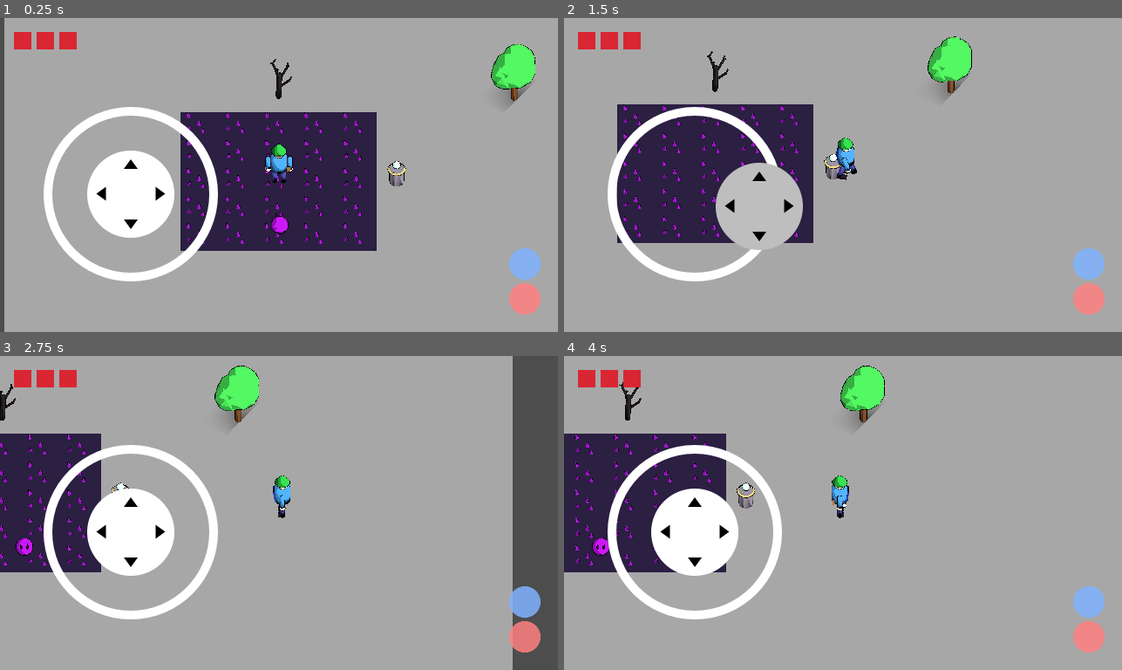
Above: before the commit, frames 1-4 (two rows, left to right).
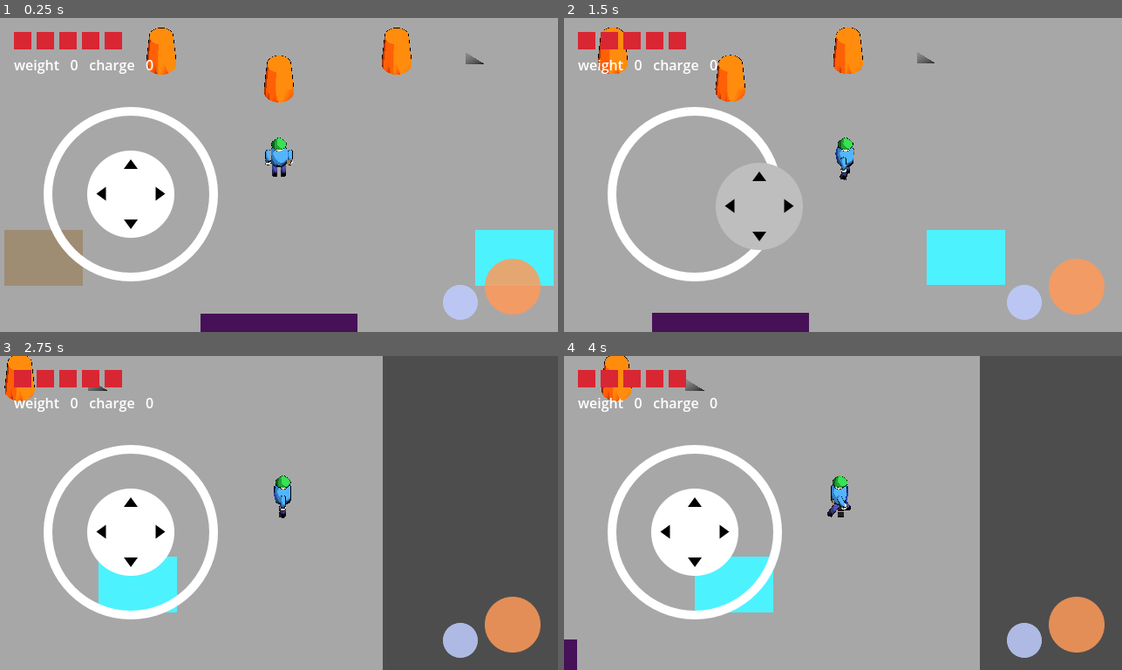
Above: after the commit, the same moments.

Repository: yogimathius/concept-01-restorative-zelda-3d
Game: Godot game, scene res://scenes/test/feel_lab.tscn
Same seed, same stepped clock (60 frames per second), same inputs: the game is played once before the commit and once after it. Before the commit the project starts from res://scenes/main.tscn.
Inputs (mouse positions are in pixels of both pictures, inside the frame that each line leads up to):
- Up to frame 1 (0.25 s): no input
- Up to frame 2 (1.5 s): move the mouse to (965, 159) at 0.52 s; hold D (move_right) 0.53-1.25 s; tap Space (attack, bound only before the commit) at 0.6 s; click (965, 159) at 0.67 s; tap E (interact, bound only before the commit) at 0.8 s; drag from (731, 190) to (815, 237) at 1.27 s
- Up to frame 3 (2.75 s): move the mouse to (334, 443) at 2.02 s; hold D (move_right) from 2.03 s (still down); hold K (restore, bound only after the commit) from 2.03 s (still down); tap Shift (dash, bound only after the commit) at 2.1 s
- Up to frame 4 (4 s): release D (move_right) at 2.75 s; release K (restore, bound only after the commit) at 2.75 s; drag from (815, 575) to (675, 465) at 2.77 s; move the mouse to (1010, 560) at 3.52 s; hold A (move_left) from 3.53 s (still down); tap Space (attack, bound only before the commit) at 3.6 s; tap E (interact, bound only before the commit) at 3.8 s

The runs differ from the first frame. In frame 1, 27% of the frame differs, in the area x 0-100%, y 0-100%; in frame 2, 21%; in frame 3, 35%; in frame 4, 39%.

Commit message:
feat: add step-1 feel lab with state pads, state ring, HUD, touch buttons
Co-Authored-By: Claude Opus 5.5 <noreply@anthropic.com>

Diff:
--- a/project.godot
+++ b/project.godot
@@ -7,7 +7,7 @@
 [application]
 
 config/name="restorative-zelda-3d"
-run/main_scene="res://scenes/main.tscn"
+run/main_scene="res://scenes/test/feel_lab.tscn"
 config/features=PackedStringArray("4.7", "GL Compatibility")
 config/icon="res://icon.svg"
 
@@ -44,14 +44,26 @@
 , Object(InputEventKey,"resource_local_to_scene":false,"resource_name":"","device":-1,"window_id":0,"alt_pressed":false …(186 unchanged characters)…
 ]
 }
-attack={
+dash={
+"deadzone": 0.2,
+"events": [Object(InputEventKey,"resource_local_to_scene":false,"resource_name":"","device":-1,"window_id":0,"alt_pressed":false,"shift_pressed":false,"ctrl_pressed":false,"meta_pressed":false,"pressed":false,"keycode":0,"physical_keycode":4194325,"key_label":0,"unicode":0,"location":0,"echo":false,"script":null)
+]
+}
+force={
 "deadzone": 0.2,
 "events": [Object(InputEventKey,"resource_local_to_scene":false,"resource_name":"","device":-1,"window_id":0,"alt_press …(190 unchanged characters)…
+, Object(InputEventKey,"resource_local_to_scene":false,"resource_name":"","device":-1,"window_id":0,"alt_pressed":false,"shift_pressed":false,"ctrl_pressed":false,"meta_pressed":false,"pressed":false,"keycode":0,"physical_keycode":74,"key_label":0,"unicode":0,"location":0,"echo":false,"script":null)
 ]
 }
-interact={
+restore={
 "deadzone": 0.2,
-"events": [Object(InputEventKey,"resource_local_to_scene":fa …(140 unchanged characters)… d":false,"keycode":0,"physical_keycode":69,"key_label":0,"unicode":0,"location":0,"echo":false,"script":null)
+"events": [Object(InputEventKey,"resource_local_to_scene":fa …(140 unchanged characters)… d":false,"keycode":0,"physical_keycode":75,"key_label":0,"unicode":0,"location":0,"echo":false,"script":null)
+, Object(InputEventKey,"resource_local_to_scene":false,"resource_name":"","device":-1,"window_id":0,"alt_pressed":false,"shift_pressed":false,"ctrl_pressed":false,"meta_pressed":false,"pressed":false,"keycode":0,"physical_keycode":69,"key_label":0,"unicode":0,"location":0,"echo":false,"script":null)
+]
+}
+debug_overlay={
+"deadzone": 0.2,
+"events": [Object(InputEventKey,"resource_local_to_scene":false,"resource_name":"","device":-1,"window_id":0,"alt_pressed":false,"shift_pressed":false,"ctrl_pressed":false,"meta_pressed":false,"pressed":false,"keycode":0,"physical_keycode":4194334,"key_label":0,"unicode":0,"location":0,"echo":false,"script":null)
 ]
 }
 
--- a/scenes/hero/hero.tscn
+++ b/scenes/hero/hero.tscn
@@ -2,6 +2,7 @@
 
 [ext_resource type="Script" path="res://scripts/hero/hero.gd" id="1_hero"]
 [ext_resource type="Script" path="res://scripts/core/state_gauge.gd" id="2_gauge"]
+[ext_resource type="Script" path="res://scripts/hero/state_ring.gd" id="3_ring"]
 
 [sub_resource type="CapsuleShape3D" id="CapsuleShape3D_hero"]
 radius = 0.3
@@ -20,3 +21,6 @@
 script = ExtResource("2_gauge")
 
 [node name="Verbs" type="Node" parent="."]
+
+[node name="StateRing" type="MeshInstance3D" parent="."]
+script = ExtResource("3_ring")
--- a/scenes/hud/touch_controls.tscn
+++ b/scenes/hud/touch_controls.tscn
@@ -12,16 +12,16 @@
 action_up = "move_up"
 action_down = "move_down"
 
-[node name="AttackButton" type="TouchScreenButton" parent="."]
-position = Vector2(584, 304)
-scale = Vector2(0.36, 0.36)
+[node name="ForceButton" type="TouchScreenButton" parent="."]
+position = Vector2(556, 276)
+scale = Vector2(0.64, 0.64)
 texture_normal = ExtResource("2_button_tex")
-action = "attack"
-self_modulate = Color(1, 0.5, 0.5, 0.85)
+action = "force"
+self_modulate = Color(1, 0.6, 0.35, 0.85)
 
-[node name="InteractButton" type="TouchScreenButton" parent="."]
-position = Vector2(584, 264)
-scale = Vector2(0.36, 0.36)
+[node name="DashButton" type="TouchScreenButton" parent="."]
+position = Vector2(508, 306)
+scale = Vector2(0.4, 0.4)
 texture_normal = ExtResource("2_button_tex")
-action = "interact"
-self_modulate = Color(0.5, 0.7, 1, 0.85)
+action = "dash"
+self_modulate = Color(0.75, 0.8, 1, 0.85)
--- /dev/null
+++ b/scenes/test/feel_lab.tscn
@@ -0,0 +1,152 @@
+[gd_scene format=3]
+
+[ext_resource type="Script" path="res://scripts/test_props/feel_lab.gd" id="1_lab"]
+[ext_resource type="Script" path="res://scripts/camera_rig.gd" id="2_camera"]
+[ext_resource type="Material" path="res://shaders/toon_outline_material.tres" id="3_toon"]
+[ext_resource type="PackedScene" path="res://scenes/hero/hero.tscn" id="4_hero"]
+[ext_resource type="Resource" path="res://data/classes/warden.tres" id="5_warden"]
+[ext_resource type="PackedScene" path="res://scenes/test_props/shove_dummy.tscn" id="6_dummy"]
+[ext_resource type="Script" path="res://scripts/test_props/state_pad.gd" id="7_pad"]
+[ext_resource type="Script" path="res://scripts/world/hazard_zone.gd" id="8_hazard"]
+[ext_resource type="PackedScene" path="res://scenes/ui/hud.tscn" id="9_hud"]
+[ext_resource type="PackedScene" path="res://scenes/hud/touch_controls.tscn" id="10_touch"]
+
+[sub_resource type="BoxShape3D" id="BoxShape3D_ground"]
+size = Vector3(24, 0.2, 24)
+
+[sub_resource type="BoxMesh" id="BoxMesh_ground"]
+size = Vector3(24, 0.2, 24)
+
+[sub_resource type="BoxShape3D" id="BoxShape3D_wall_ns"]
+size = Vector3(24, 1, 0.5)
+
+[sub_resource type="BoxMesh" id="BoxMesh_wall_ns"]
+size = Vector3(24, 1, 0.5)
+
+[sub_resource type="BoxShape3D" id="BoxShape3D_wall_ew"]
+size = Vector3(0.5, 1, 24)
+
+[sub_resource type="BoxMesh" id="BoxMesh_wall_ew"]
+size = Vector3(0.5, 1, 24)
+
+[sub_resource type="BoxShape3D" id="BoxShape3D_pillar"]
+size = Vector3(0.5, 1, 4)
+
+[sub_resource type="BoxMesh" id="BoxMesh_pillar"]
+size = Vector3(0.5, 1, 4)
+
+[node name="FeelLab" type="Node3D"]
+script = ExtResource("1_lab")
+
+[node name="Ground" type="StaticBody3D" parent="."]
+transform = Transform3D(1, 0, 0, 0, 1, 0, 0, 0, 1, 0, -0.1, 0)
+
+[node name="CollisionShape3D" type="CollisionShape3D" parent="Ground"]
+shape = SubResource("BoxShape3D_ground")
+
+[node name="MeshInstance3D" type="MeshInstance3D" parent="Ground"]
+mesh = SubResource("BoxMesh_ground")
+surface_material_override/0 = ExtResource("3_toon")
+
+[node name="WallNorth" type="StaticBody3D" parent="."]
+transform = Transform3D(1, 0, 0, 0, 1, 0, 0, 0, 1, 0, 0.5, -12)
+
+[node name="CollisionShape3D" type="CollisionShape3D" parent="WallNorth"]
+shape = SubResource("BoxShape3D_wall_ns")
+
+[node name="MeshInstance3D" type="MeshInstance3D" parent="WallNorth"]
+mesh = SubResource("BoxMesh_wall_ns")
+surface_material_override/0 = ExtResource("3_toon")
+
+[node name="WallSouth" type="StaticBody3D" parent="."]
+transform = Transform3D(1, 0, 0, 0, 1, 0, 0, 0, 1, 0, 0.5, 12)
+
+[node name="CollisionShape3D" type="CollisionShape3D" parent="WallSouth"]
+shape = SubResource("BoxShape3D_wall_ns")
+
+[node name="MeshInstance3D" type="MeshInstance3D" parent="WallSouth"]
+mesh = SubResource("BoxMesh_wall_ns")
+surface_material_override/0 = ExtResource("3_toon")
+
+[node name="WallWest" type="StaticBody3D" parent="."]
+transform = Transform3D(1, 0, 0, 0, 1, 0, 0, 0, 1, -12, 0.5, 0)
+
+[node name="CollisionShape3D" type="CollisionShape3D" parent="WallWest"]
+shape = SubResource("BoxShape3D_wall_ew")
+
+[node name="MeshInstance3D" type="MeshInstance3D" parent="WallWest"]
+mesh = SubResource("BoxMesh_wall_ew")
+surface_material_override/0 = ExtResource("3_toon")
+
+[node name="WallEast" type="StaticBody3D" parent="."]
+transform = Transform3D(1, 0, 0, 0, 1, 0, 0, 0, 1, 12, 0.5, 0)
+
+[node name="CollisionShape3D" type="CollisionShape3D" parent="WallEast"]
+shape = SubResource("BoxShape3D_wall_ew")
+
+[node name="MeshInstance3D" type="MeshInstance3D" parent="WallEast"]
+mesh = SubResource("BoxMesh_wall_ew")
+surface_material_override/0 = ExtResource("3_toon")
+
+[node name="Pillar" type="StaticBody3D" parent="."]
+transform = Transform3D(1, 0, 0, 0, 1, 0, 0, 0, 1, 5, 0.5, -4)
+
+[node name="CollisionShape3D" type="CollisionShape3D" parent="Pillar"]
+shape = SubResource("BoxShape3D_pillar")
+
+[node name="MeshInstance3D" type="MeshInstance3D" parent="Pillar"]
+mesh = SubResource("BoxMesh_pillar")
+surface_material_override/0 = ExtResource("3_toon")
+
+[node name="Hero" parent="." instance=ExtResource("4_hero")]
+transform = Transform3D(1, 0, 0, 0, 1, 0, 0, 0, 1, 0, 0.02, 2)
+hero_class = ExtResource("5_warden")
+
+[node name="Dummies" type="Node3D" parent="."]
+
+[node name="DummyCenter" parent="Dummies" instance=ExtResource("6_dummy")]
+transform = Transform3D(1, 0, 0, 0, 1, 0, 0, 0, 1, 0, 0.02, -1)
+
+[node name="DummyLeft" parent="Dummies" instance=ExtResource("6_dummy")]
+transform = Transform3D(1, 0, 0, 0, 1, 0, 0, 0, 1, -3, 0.02, -2)
+
+[node name="DummyRight" parent="Dummies" instance=ExtResource("6_dummy")]
+transform = Transform3D(1, 0, 0, 0, 1, 0, 0, 0, 1, 3, 0.02, -2)
+
+[node name="WeightPad" type="Area3D" parent="."]
+transform = Transform3D(1, 0, 0, 0, 1, 0, 0, 0, 1, -6, 0, 5)
+script = ExtResource("7_pad")
+state_id = &"weight"
+rate = 35.0
+color = Color(0.62, 0.55, 0.45, 1)
+
+[node name="ChargePad" type="Area3D" parent="."]
+transform = Transform3D(1, 0, 0, 0, 1, 0, 0, 0, 1, 6, 0, 5)
+script = ExtResource("7_pad")
+state_id = &"charge"
+rate = 35.0
+color = Color(0.3, 0.95, 1, 1)
+
+[node name="Hazard" type="Area3D" parent="."]
+transform = Transform3D(1, 0, 0, 0, 1, 0, 0, 0, 1, 0, 0, 8)
+script = ExtResource("8_hazard")
+size = Vector3(4, 1, 2)
+
+[node name="Camera3D" type="Camera3D" parent="."]
+transform = Transform3D(1, 0, 0, 0, 1, 0, 0, 0, 1, 0, 8, 10)
+current = true
+projection = 1
+size = 8.0
+script = ExtResource("2_camera")
+target_path = NodePath("../Hero")
+offset = Vector3(0, 8, 8)
+
+[node name="DirectionalLight3D" type="DirectionalLight3D" parent="."]
+transform = Transform3D(0.573576, -0.55667, 0.601254, 0, 0.734736, 0.678344, -0.819152, -0.389086, 0.421549, 0, 4, 0)
+light_energy = 1.2
+shadow_enabled = true
+
+[node name="HUD" parent="." instance=ExtResource("9_hud")]
+hero_path = NodePath("../Hero")
+
+[node name="TouchControls" parent="." instance=ExtResource("10_touch")]
--- /dev/null
+++ b/scenes/ui/hud.tscn
@@ -0,0 +1,19 @@
+[gd_scene format=3]
+
+[ext_resource type="Script" path="res://scripts/ui/hud.gd" id="1_hud"]
+
+[node name="HUD" type="CanvasLayer"]
+script = ExtResource("1_hud")
+
+[node name="HeartsRow" type="HBoxContainer" parent="."]
+offset_left = 16.0
+offset_top = 16.0
+offset_right = 200.0
+offset_bottom = 36.0
+theme_override_constants/separation = 6
+
+[node name="DebugLabel" type="Label" parent="."]
+offset_left = 16.0
+offset_top = 42.0
+offset_right = 400.0
+offset_bottom = 62.0
--- /dev/null
+++ b/scripts/hero/state_ring.gd
@@ -0,0 +1,42 @@
+class_name StateRing
+extends MeshInstance3D
+## Flat ring under the hero's feet: stony for Weight, cyan for Charge. Hidden
+## at rest, it brightens and grows with the dominant state and flickers near
+## overload. States are read from the body, not from HUD numbers.
+
+const WEIGHT_COLOR := Color(0.62, 0.55, 0.45)
+const CHARGE_COLOR := Color(0.3, 0.95, 1.0)
+const WARN_AT := 0.8
+
+@export var gauge_path: NodePath = ^"../StateGauge"
+
+var _gauge: StateGauge
+var _mat := StandardMaterial3D.new()
+var _time := 0.0
+
+func _ready() -> void:
+	var torus := TorusMesh.new()
+	torus.inner_radius = 0.42
+	torus.outer_radius = 0.55
+	mesh = torus
+	position.y = 0.03
+	_mat.shading_mode = BaseMaterial3D.SHADING_MODE_UNSHADED
+	_mat.transparency = BaseMaterial3D.TRANSPARENCY_ALPHA
+	material_override = _mat
+	_gauge = get_node(gauge_path)
+	visible = false
+
+func current_color() -> Color:
+	return _mat.albedo_color
+
+func _process(delta: float) -> void:
+	_time += delta
+	var w := _gauge.normalized(&"weight")
+	var c := _gauge.normalized(&"charge")
+	var level := maxf(w, c)
+	visible = level > 0.02
+	var color := WEIGHT_COLOR if w >= c else CHARGE_COLOR
+	color.a = 0.6 + 0.4 * absf(sin(_time * 18.0)) if level >= WARN_AT else level
+	_mat.albedo_color = color
+	var s := 1.0 + level * 0.35
+	scale = Vector3(s, 0.15, s)
--- /dev/null
+++ b/scripts/test_props/feel_lab.gd
@@ -0,0 +1,24 @@
+extends Node3D
+## Step-1 feel lab: shove dummies, feel Weight/Charge on the pads, lose
+## hearts to overload and the hazard, fail and retry. Failure handling here
+## is a stand-in for CheckpointDirector (build step 6).
+
+@onready var hero: Hero = $Hero
+@onready var dummies_root: Node3D = $Dummies
+
+var _hero_start: Vector3
+var _dummy_starts := {}
+
+func _ready() -> void:
+	_hero_start = hero.global_position
+	for dummy in dummies_root.get_children():
+		_dummy_starts[dummy] = dummy.global_position
+	hero.failed.connect(_on_failed)
+
+func _on_failed() -> void:
+	await get_tree().create_timer(0.6, true, false, true).timeout
+	hero.restore_hearts()
+	hero.respawn_at(_hero_start)
+	for dummy in _dummy_starts:
+		dummy.global_position = _dummy_starts[dummy]
+		dummy.stop()
--- /dev/null
+++ b/scripts/test_props/state_pad.gd
@@ -0,0 +1,44 @@
+class_name StatePad
+extends Area3D
+## Feel-lab pad: while something that receives influences stands on it, it
+## builds `state_id` at `rate` per second. Lets Weight/Charge be felt in
+## isolation before creatures exist.
+
+@export var state_id: StringName = &"weight"
+@export var rate: float = 35.0
+@export var size := Vector2(2.0, 2.0)
+@export var color := Color(0.6, 0.5, 0.4)
+
+var _bodies: Array[Node3D] = []
+
+func _ready() -> void:
+	var box := BoxShape3D.new()
+	box.size = Vector3(size.x, 1.0, size.y)
+	var shape := CollisionShape3D.new()
+	shape.shape = box
+	shape.position.y = 0.5
+	add_child(shape)
+	var plane := PlaneMesh.new()
+	plane.size = size
+	var mat := StandardMaterial3D.new()
+	mat.shading_mode = BaseMaterial3D.SHADING_MODE_UNSHADED
+	mat.albedo_color = color
+	plane.material = mat
+	var mi := MeshInstance3D.new()
+	mi.mesh = plane
+	mi.position.y = 0.02
+	add_child(mi)
+	body_entered.connect(_on_body_entered)
+	body_exited.connect(_on_body_exited)
+
+func _on_body_entered(body: Node3D) -> void:
+	if body.has_method("receive_influence"):
+		_bodies.append(body)
+
+func _on_body_exited(body: Node3D) -> void:
+	_bodies.erase(body)
+
+func _physics_process(delta: float) -> void:
+	for body in _bodies:
+		if is_instance_valid(body):
+			Influence.send(body, Influence.state(self, state_id, rate * delta))
--- /dev/null
+++ b/scripts/ui/hud.gd
@@ -0,0 +1,36 @@
+extends CanvasLayer
+## Hearts in the top-left, plus an F3 debug readout of state values for
+## tuning (the shipped HUD shows no numbers; the body shows state).
+
+@export var hero_path: NodePath
+
+var _hero: Hero
+
+@onready var hearts_row: HBoxContainer = $HeartsRow
+@onready var debug_label: Label = $DebugLabel
+
+func _ready() -> void:
+	_hero = get_node(hero_path)
+	_hero.hearts_changed.connect(_on_hearts_changed)
+	_on_hearts_changed(_hero.hearts, _hero.max_hearts)
+
+func _on_hearts_changed(hearts: int, max_hearts: int) -> void:
+	while hearts_row.get_child_count() < max_hearts:
+		var heart := ColorRect.new()
+		heart.custom_minimum_size = Vector2(20, 20)
+		hearts_row.add_child(heart)
+	for i in hearts_row.get_child_count():
+		var heart := hearts_row.get_child(i) as ColorRect
+		heart.color = Color(0.85, 0.15, 0.2) if i < hearts else Color(0.25, 0.22, 0.25, 0.6)
+
+func _process(_delta: float) -> void:
+	if Input.is_action_just_pressed("debug_overlay"):
+		debug_label.visible = not debug_label.visible
+	if debug_label.visible:
+		var status := ""
+		if _hero.rooted_left > 0.0:
+			status = "  ROOTED"
+		elif _hero.surge_left > 0.0:
+			status = "  SURGE"
+		debug_label.text = "weight %3d   charge %3d%s" % [
+			_hero.gauge.value(&"weight"), _hero.gauge.value(&"charge"), status]
--- /dev/null
+++ b/tests/unit/test_feel_lab.gd
@@ -0,0 +1,61 @@
+extends TestCase
+
+const LAB: PackedScene = preload("res://scenes/test/feel_lab.tscn")
+
+var lab: Node3D
+var hero: Hero
+
+func load_lab() -> void:
+	lab = LAB.instantiate()
+	hero = lab.get_node("Hero")
+	hero.use_device_input = false
+	world.add_child(lab)
+	await step(5)
+
+func test_lab_loads_with_warden_and_full_hearts() -> void:
+	await load_lab()
+	check(hero.hero_class.display_name == "Warden", "lab uses the Warden")
+	check(hero.hearts == 5, "full hearts")
+	check(lab.get_node("Dummies").get_child_count() == 3, "three dummies")
+
+func test_shoving_a_lab_dummy_moves_it() -> void:
+	await load_lab()
+	var dummy: ShoveDummy = lab.get_node("Dummies/DummyCenter")
+	var start_z := dummy.global_position.z
+	hero.move_input = Vector2(0, -1)   # turn and walk toward the dummy (at -z)
+	for i in 90:
+		await step()
+		if hero.global_position.distance_to(dummy.global_position) < 1.1:
+			break
+	hero.move_input = Vector2.ZERO
+	hero.set_verb_held(Hero.SLOT_FORCE, true)
+	await step(10)
+	hero.set_verb_held(Hero.SLOT_FORCE, false)
+	await step(30)
+	check(dummy.global_position.z < start_z - 1.0, "dummy shoved away from hero")
+
+func test_weight_pad_builds_weight() -> void:
+	await load_lab()
+	var pad: Node3D = lab.get_node("WeightPad")
+	hero.respawn_at(pad.global_position + Vector3(0, 0.02, 0))
+	await step(40)
+	check(hero.gauge.value(&"weight") > 15.0, "standing on the weight pad builds weight")
+
+func test_failing_resets_hearts_and_position() -> void:
+	await load_lab()
+	var start := hero.global_position
+	hero.respawn_at(start + Vector3(3, 0, 0))
+	for i in 5:
+		hero.invulnerable_left = 0.0
+		hero.lose_heart(&"test")
+	await wait_ms(900)
+	check(hero.hearts == 5, "hearts refilled after failure")
+	check(hero.global_position.distance_to(start) < 0.1, "hero back at lab start")
+
+func test_state_ring_shows_dominant_state() -> void:
+	await load_lab()
+	var ring: StateRing = hero.get_node("StateRing")
+	hero.gauge.add(&"charge", 60.0)
+	await wait_ms(50)
+	check(ring.visible, "ring visible with charge")
+	check(ring.current_color().b > ring.current_color().r, "charge ring is cyan")
Not shown: 1 places in scenes/hud/touch_controls.tscn that only renumber resources
Not shown, added: scripts/hero/state_ring.gd.uid
Not shown, added: scripts/test_props/feel_lab.gd.uid
Not shown, added: scripts/test_props/state_pad.gd.uid
Not shown, added: scripts/ui/hud.gd.uid
Not shown, added: tests/unit/test_feel_lab.gd.uid
